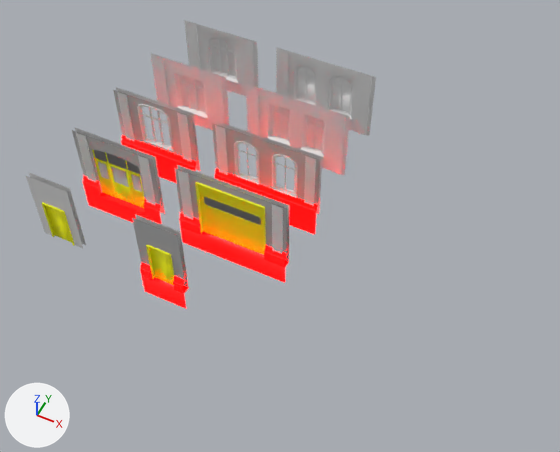
Renders of the Blender file rnc_source_files/Apartments/Variant1/Variant1_Parts.blend from each side of a commit.
Rendered twice from a 50 mm camera at (18.7, -15.1, 25.0) aimed at (9.0, 4.4, 0.6). Every picture has the same lights, and +X, +Y and +Z are marked at lower left.

Objects in the first picture: '1_Door_Door-2', '1_Frame-Window-1', '1_Frame-Window-2', '1_Frame_Door-1', '1_Frame_Door-2', '1_Frame_Door-3', '1_Frame_Door-4', '1_Upper-Window-1', '1_Upper-Window-2', '1_Upper-Window-3', '1_Upper-Window-4', '1_WindowsBroken_Door-1'.
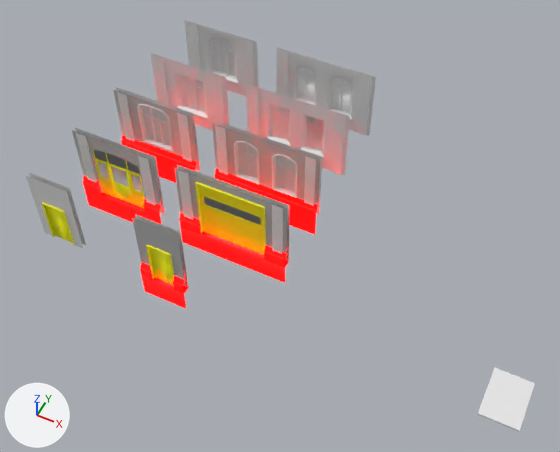
The newer file is also turned or shifted as a whole; pictures and numbers use the older file's frame.

Where the change shows, as pixel boxes [x1, y1, x2, y2] in the pictures (560 x 452 px):
```json
{"object": "1_Solar-Panel", "change": "added", "after": [477, 367, 535, 432]}
{"object": "1_WindowsIntact-Window-2", "change": "shown", "after": [238, 143, 295, 192]}
{"object": "1_WindowsIntact-Window-1", "change": "shown", "after": [142, 106, 171, 146]}
```

Scene script edits in JSON lines:
```json
{"op": "add", "block": "mat_solar_panel", "code": ["mat_solar_panel = principled_material('Solar-Panel')", "mat_solar_panel.base_color = (0.8, 0.8, 0.8)  # white #e7e7e7"]}
{"op": "add", "block": "me_cube_010", "code": ["me_cube_010 = bpy.data.meshes.new('Cube.010')", "me_cube_010.from_pydata(...)  # a box spanning x 0.0..1.5, y 0.0..2.1, z 0.0..0.1", "me_cube_010.materials.append(mat_solar_panel)  # its picture is missing"]}
{"op": "remove", "block": "ob_1_windowsintact_window_1", "code": "ob_1_windowsintact_window_1.hide_set(True)"}
{"op": "remove", "block": "ob_1_windowsintact_window_2", "code": "ob_1_windowsintact_window_2.hide_set(True)"}
{"op": "add", "block": "ob_1_solar_panel", "code": ["ob_1_solar_panel = bpy.data.objects.new('1_Solar-Panel', me_cube_010)", "ob_1_solar_panel.location = (19.0, 0.0, 0.0)"]}
```
